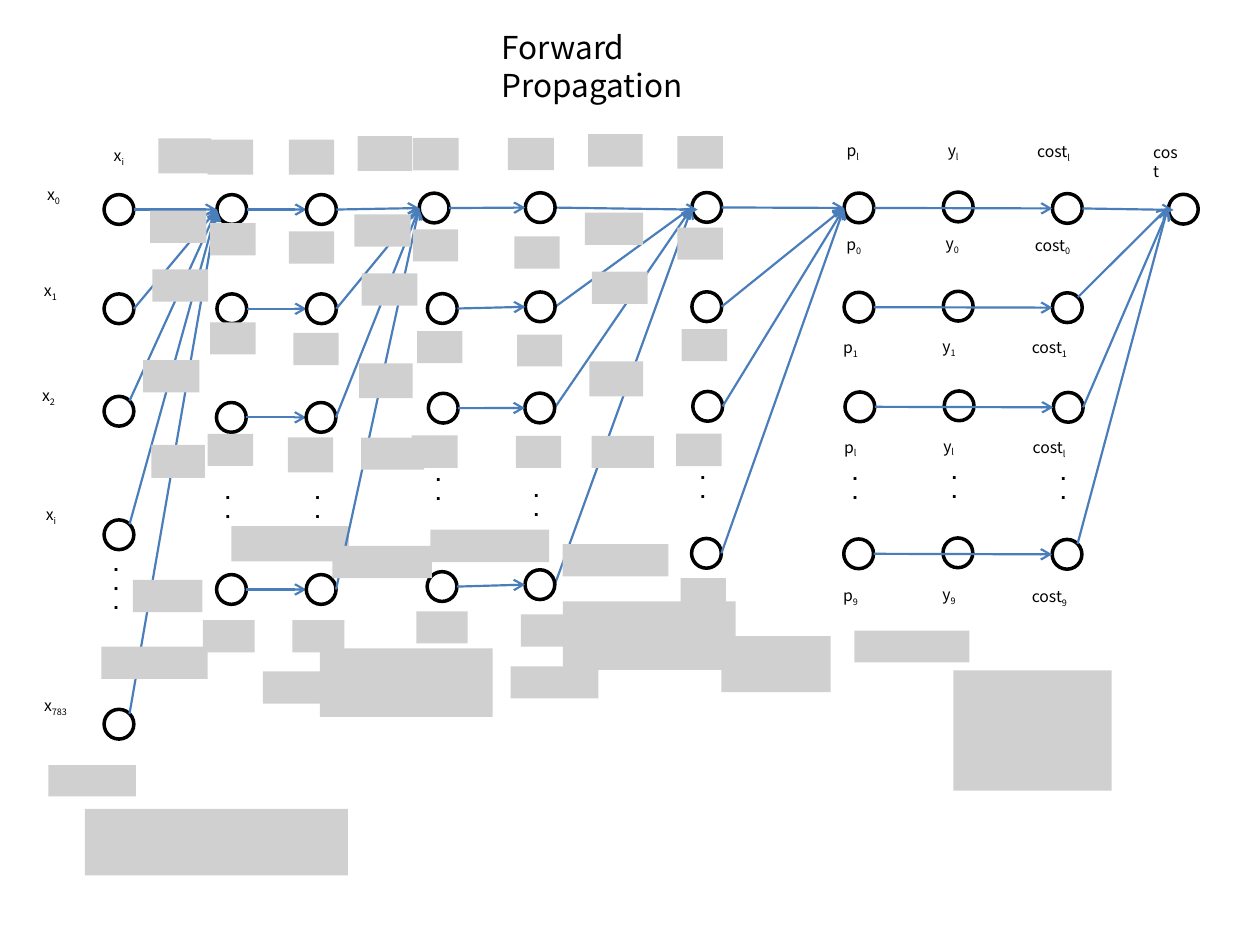
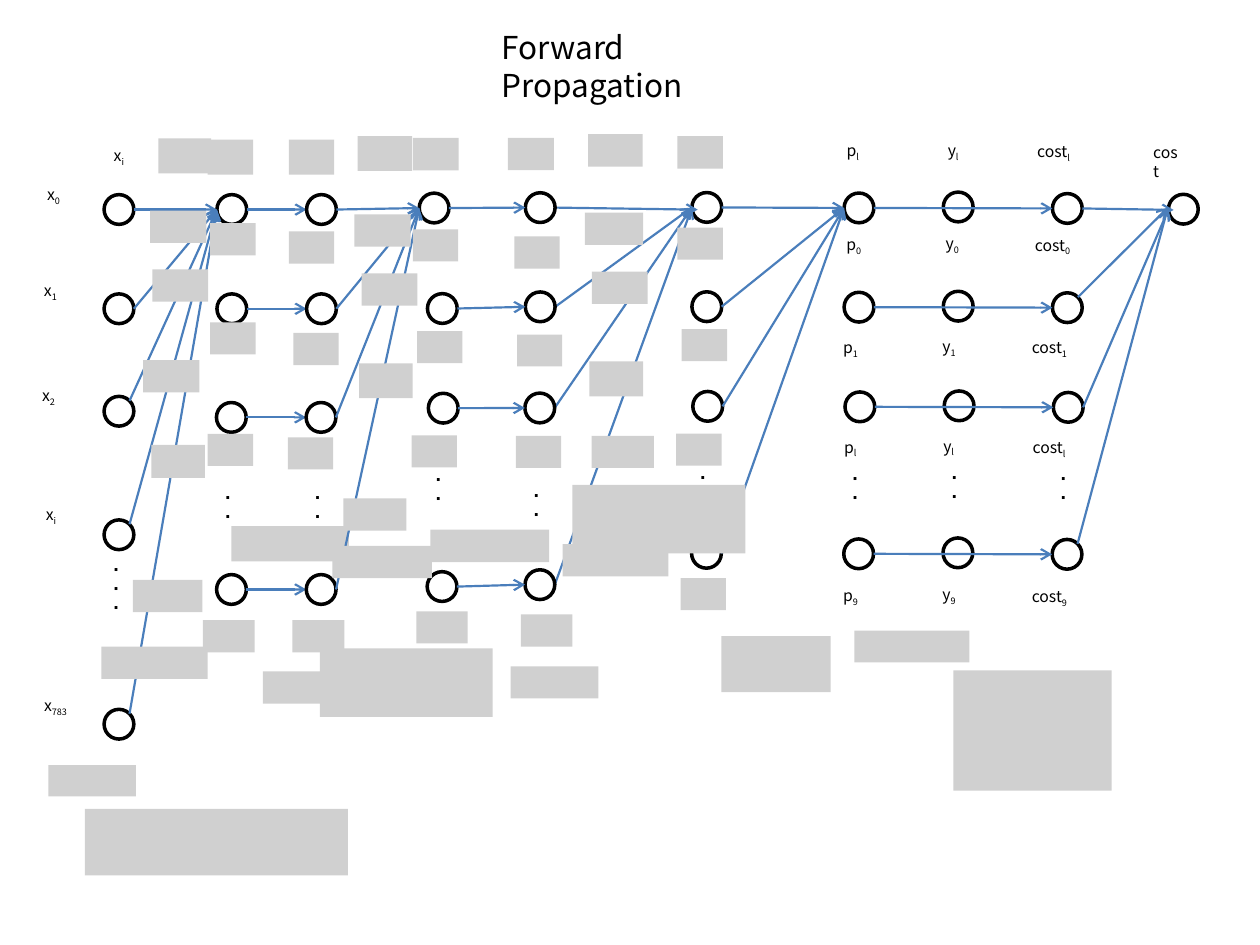
Before and after one commit to kimkangbo/mlforhighschool, a slide deck: slide 1 of doc/neural_network_for_multilayers01.pptx. Drawn at 1260x945 pixels with LibreOffice and Linux fonts; fonts in the diff are those of the drawing; grey boxes stand for pictures. Boxes give left, top, right and bottom in pixels: in the first picture for what was removed or moved away, otherwise in the second. Text is boxed around its words. In the diff, an @@ line names an element or a change of style, - is before the commit and + after.

```diff
--- a/doc/neural_network_for_multilayers01.pptx
+++ b/doc/neural_network_for_multilayers01.pptx
@@ picture removed at (x1=362, y1=437, x2=425, y2=470) @@
@@ picture added at (x1=344, y1=499, x2=407, y2=532) @@
@@ picture added at (x1=572, y1=485, x2=745, y2=553) @@
@@ picture removed at (x1=563, y1=601, x2=736, y2=669) @@
```
Also in this commit, not shown: 10 other files.
